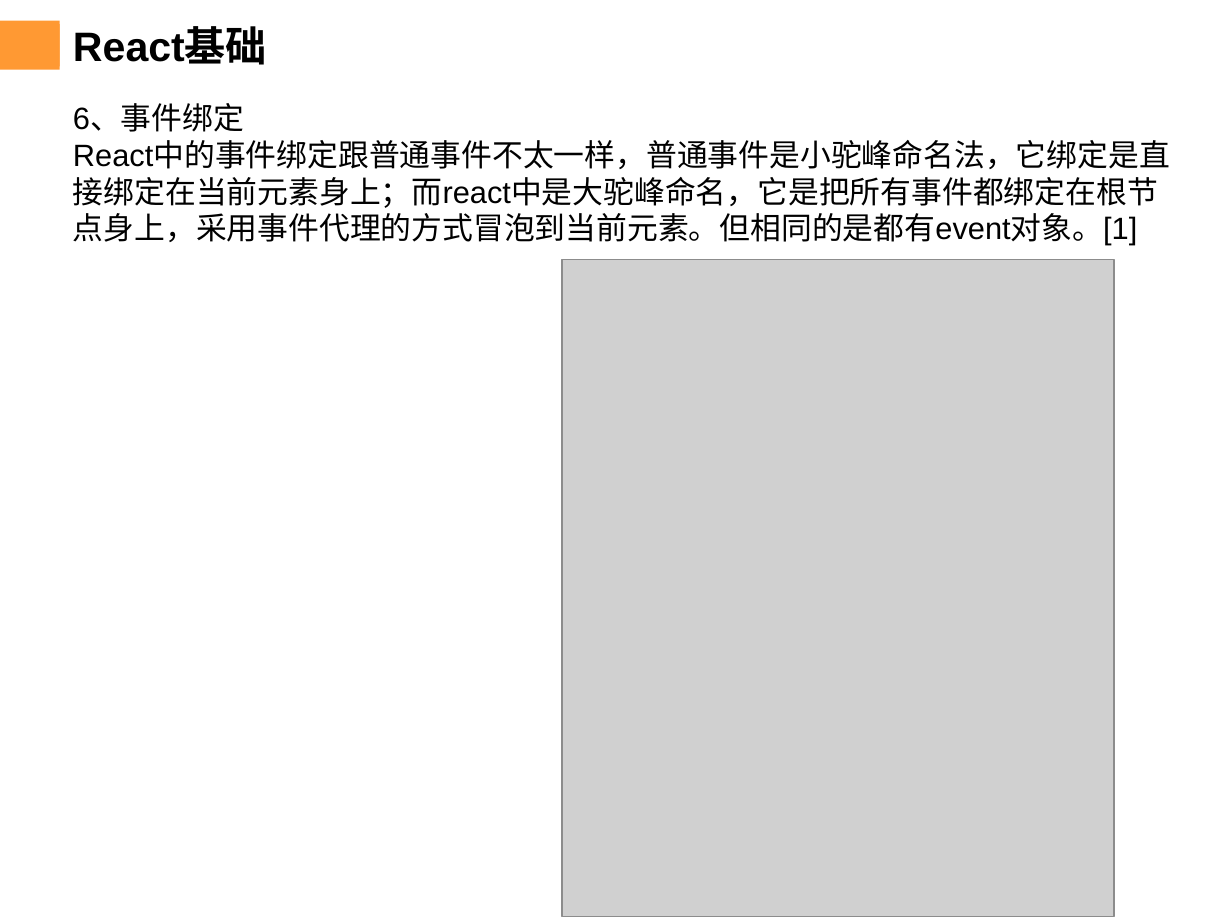
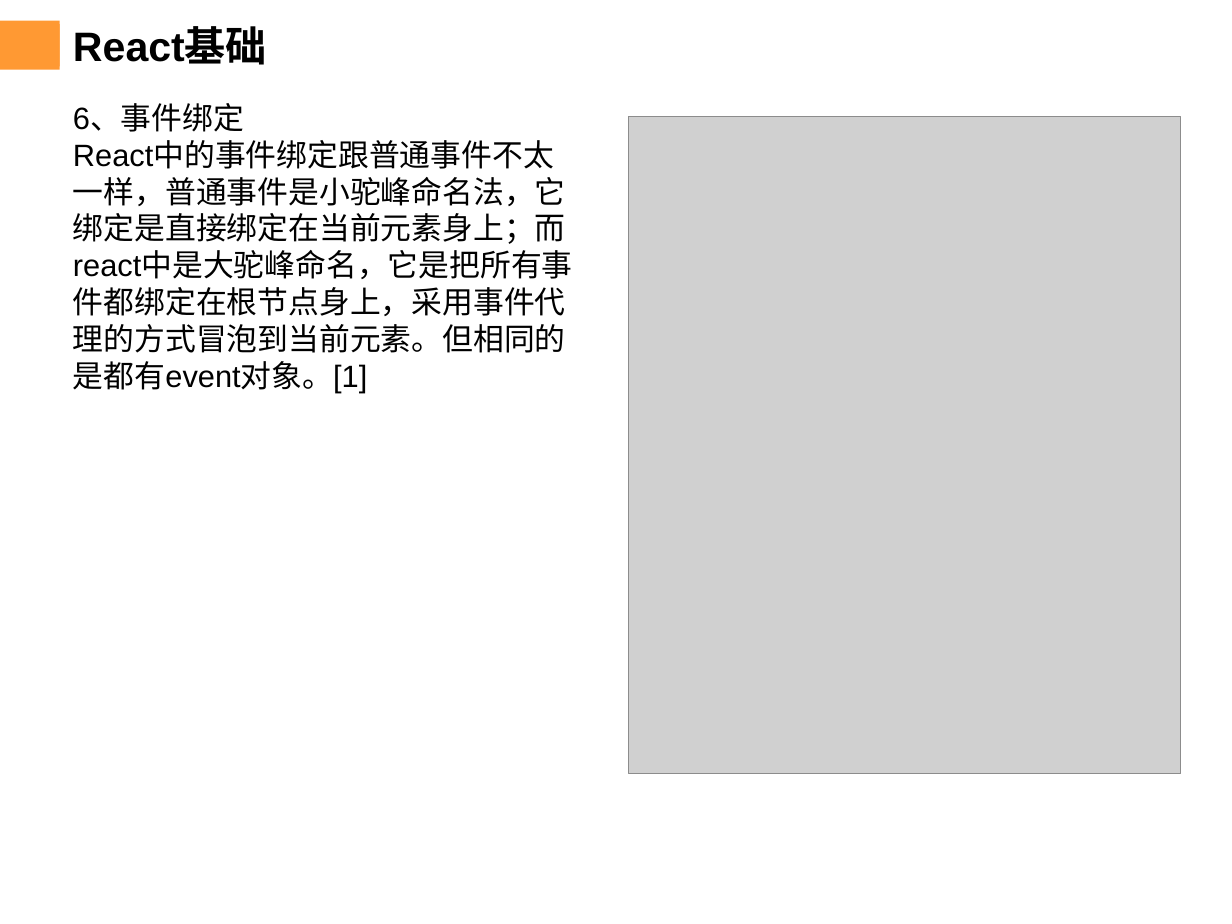
Before and after one commit to chenqiuli/JY-peixun-1, a slide deck: slide 12 of PPT内容-20240103-2.pptx. Drawn at 1232x924 pixels with LibreOffice and Linux fonts; fonts in the diff are those of the drawing; grey boxes stand for pictures; background and template pictures are left out. Boxes give left, top, right and bottom in pixels: in the first picture for what was removed or moved away, otherwise in the second. Text is boxed around its words. In the diff, an @@ line names an element or a change of style, - is before the commit and + after.

```diff
--- a/PPT内容-20240103-2.pptx
+++ b/PPT内容-20240103-2.pptx
@@ text "6、事件绑定" rewrapped from bbox=[73, 104, 1170, 246] to bbox=[73, 104, 573, 394] @@
@@ picture: place and size @@
-picture at bbox=[562, 260, 1114, 918]
+picture at bbox=[628, 116, 1180, 774]
```
Also in this commit, not shown: 15 other slides changed, 1 slide added, 6 other files.
